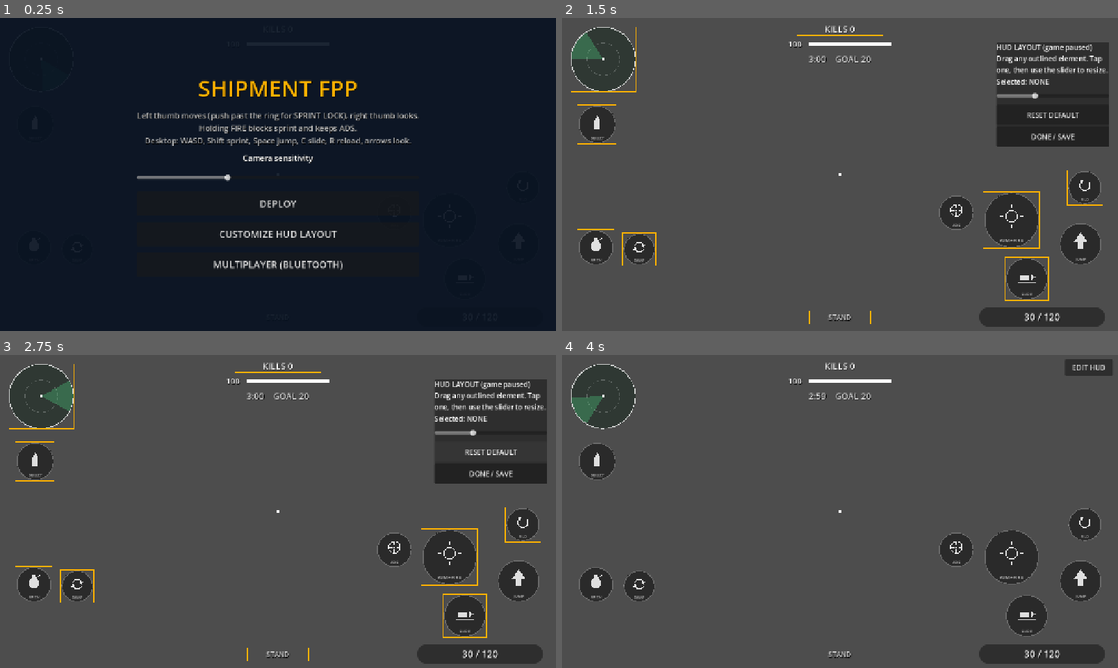
Above: before the commit, frames 1-4 (two rows, left to right).
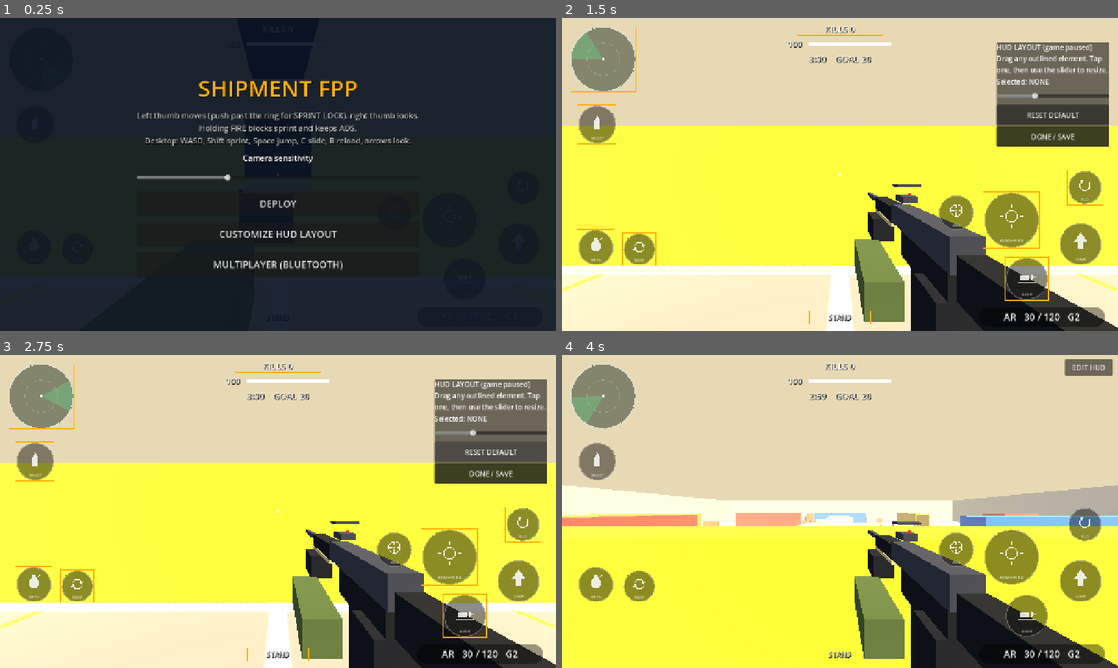
Above: after the commit, the same moments.

Repository: Goated-max/shipment-fpp
Game: Godot game, scene res://scenes/main.tscn
Two runs of this game, one before a commit and one after it. Both use one fixed random seed, a clock stepped at 60 frames per second and the inputs below.
Inputs (mouse positions are in pixels of both pictures, inside the frame that each line leads up to):
- Up to frame 1 (0.25 s): no input
- Up to frame 2 (1.5 s): click "DEPLOY" at 0.5 s; click "EDIT HUD" at 1.25 s
- Up to frame 3 (2.75 s): click "RESET DEFAULT" at 2 s
- Up to frame 4 (4 s): click "DONE / SAVE" at 2.75 s; move the mouse to (812, 574) at 3.52 s; hold W from 3.53 s (still down); tap C at 3.6 s; click (812, 574) at 3.67 s; tap Space at 3.77 s

The runs differ from the first frame. In frame 2, 96% of the frame differs, in the area x 0-100%, y 0-100%; in frame 3, 96%; in frame 4, 97%.
Error before the commit: Parse Error: Identifier "org" not declared in the current scope. (res://scripts/player.gd:363)

Commit message:
fix org used before declaration in player._shoot

Diff:
--- a/scripts/player.gd
+++ b/scripts/player.gd
@@ -360,7 +360,7 @@
 func _shoot() -> void:
     mag -= 1
     cd = float(WEAPONS[cur]["rate"])
-    main.shot_fired(org)
+    main.shot_fired(cam.global_position)
     shots += 1
     idle = 0.0
     hud.set_ammo(mag, reserve)
